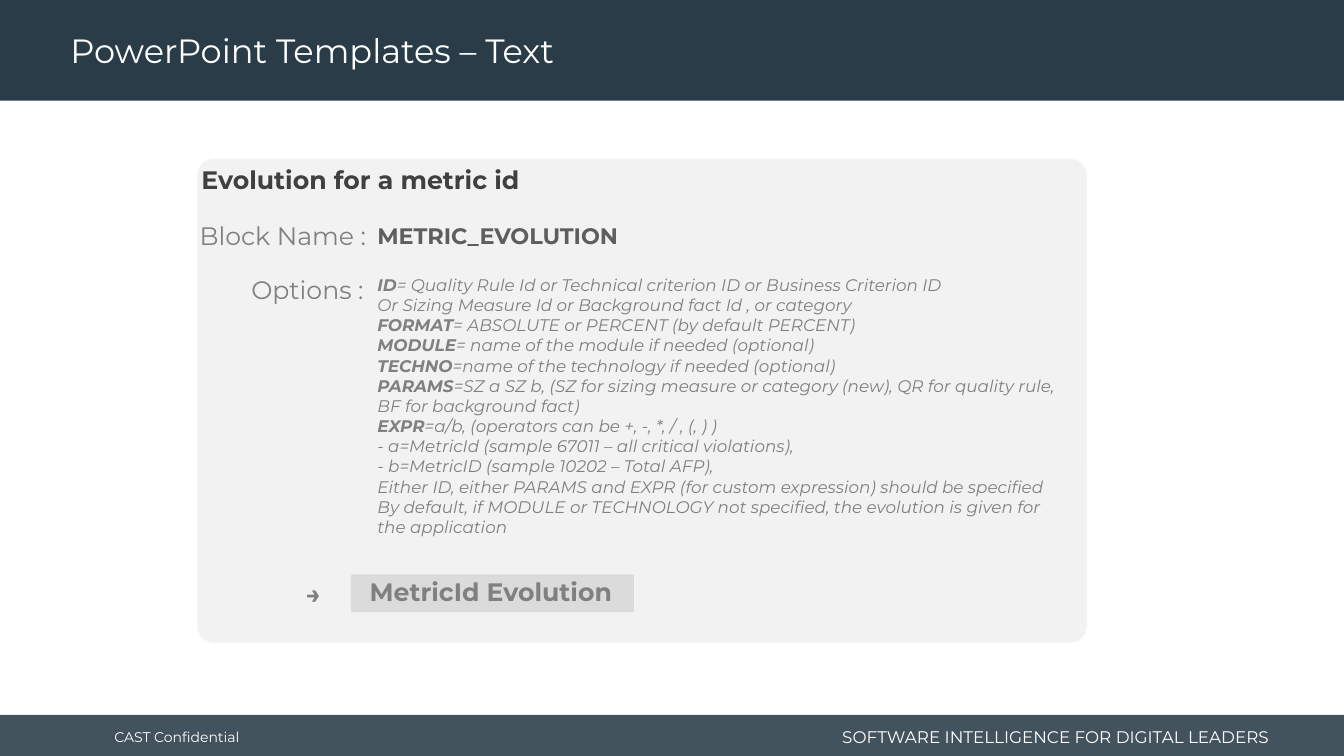
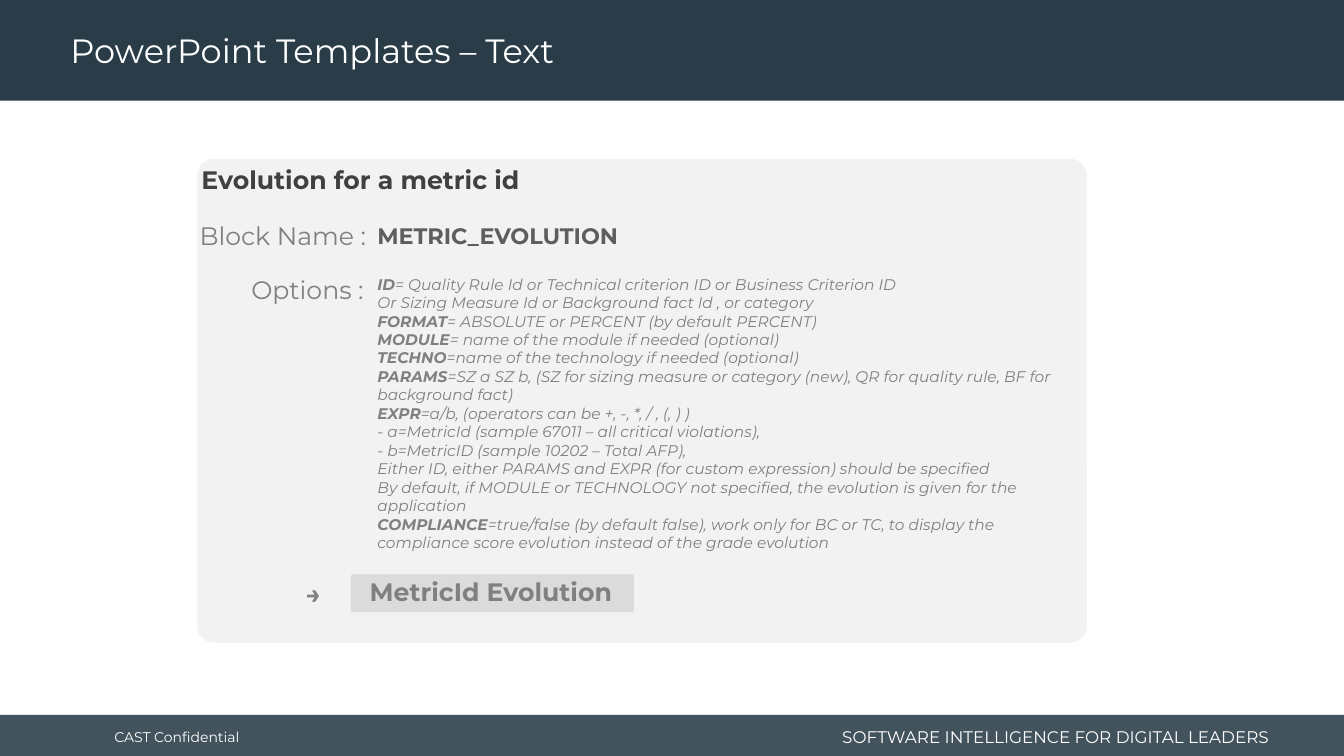
Before and after one commit to CAST-projects/CAST-ReportGenerator, a slide deck: slide 20 of CastReporting.Reporting.Core/Templates/Application/Component library/1- Powerpoint-components-library.pptx. Drawn at 1344x756 pixels with LibreOffice and Linux fonts; fonts in the diff are those of the drawing; background and template pictures are left out. Boxes give left, top, right and bottom in pixels: in the first picture for what was removed or moved away, otherwise in the second. Text is boxed around its words. In the diff, an @@ line names an element or a change of style, - is before the commit and + after.

Commit message:
REPORTGEN-1202: update library templates with changes

```diff
--- a/CastReporting.Reporting.Core/Templates/Application/Component library/1- Powerpoint-components-library.pptx
+++ b/CastReporting.Reporting.Core/Templates/Application/Component library/1- Powerpoint-components-library.pptx
@@ text at [377, 279, 1051, 514]: size 12 to 11 pt in "ID= Quality Rule Id or Technical criterion ...", "Or Sizing Measure Id or Background fact ...", "FORMAT= ABSOLUTE or PERCENT (by default PERCENT)", "MODULE= name of the module if needed ..." and 7 more places @@
@@ text at [377, 517, 994, 551]: paragraph added @@
+COMPLIANCE=true/false (by default false), work only for BC or TC, to display the compliance score evolution instead of the grade evolution
```
Also in this commit, not shown: 1 other slide changed, 1 other file.
